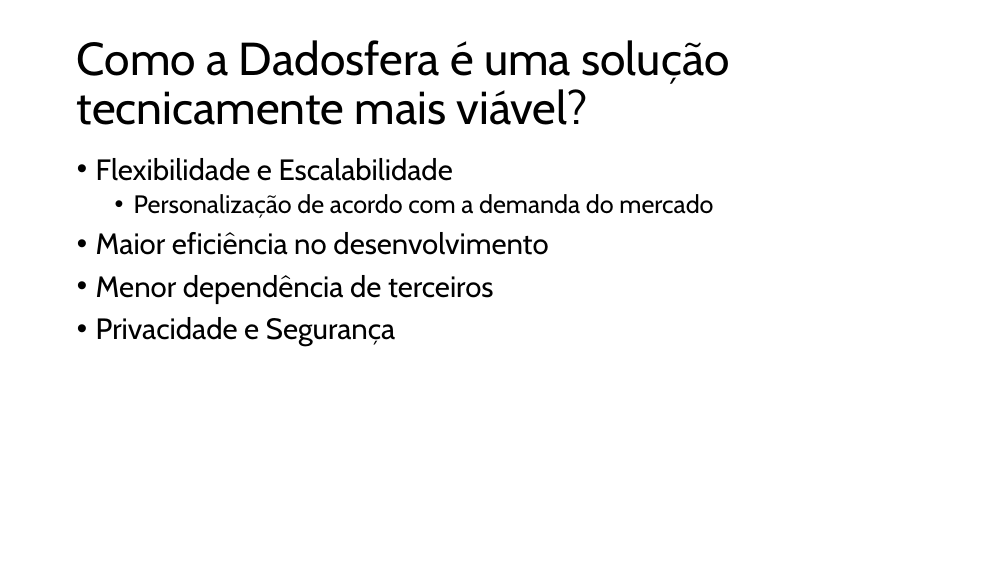
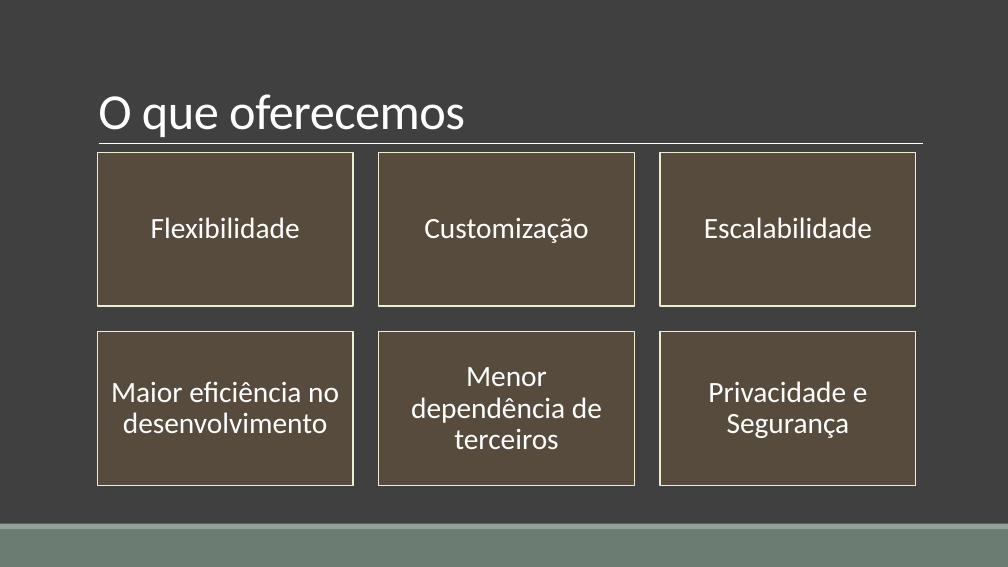
Before and after one commit to cglima/CASSIANA_BARRETO_DDF_TECH_032024, a slide deck: slide 7 of Case Tecnologia.pptx. Drawn at 1008x567 pixels with LibreOffice and Linux fonts; fonts in the diff are those of the drawing. Boxes give left, top, right and bottom in pixels: in the first picture for what was removed or moved away, otherwise in the second. Text is boxed around its words. In the diff, an @@ line names an element or a change of style, - is before the commit and + after.

```diff
--- a/Case Tecnologia.pptx
+++ b/Case Tecnologia.pptx
@@ background #FFFFFF to #404040 @@
@@ title "O que oferecemos" at <box>98,94,465,137</box>: vertical alignment middle to bottom @@
@@ title at <box>98,94,465,137</box>: text changed; size 44 to 48 pt; font Cabin to Calibri; text colour #000000 to #FFFFFF @@
-Como a Dadosfera é uma solução tecnicamente mais viável?
+O que oferecemos
@@ line added from (99, 144) to (923, 144), #FFFFFF 0.5 pt @@
@@ text removed at <box>96,158,713,346</box> @@
-• Flexibilidade e Escalabilidade
-  • Personalização de acordo com a demanda do mercado
-• Maior eficiência no desenvolvimento
-• Menor dependência de terceiros
-• Privacidade e Segurança
@@ group added at <box>98,153,916,485</box>: 6 rectangles, 6 texts @@
+Flexibilidade
+Customização
+Escalabilidade
+Maior eficiência no desenvolvimento
+Menor dependência de terceiros
+Privacidade e Segurança
@@ rectangle added at <box>0,529,1008,567</box>, fill #6B7D72 @@
@@ rectangle added at <box>0,524,1008,529</box>, fill #93A299 @@
```
Also in this commit, not shown: 6 other slides changed, 9 slides added, 8 slides removed, 1 other file.
